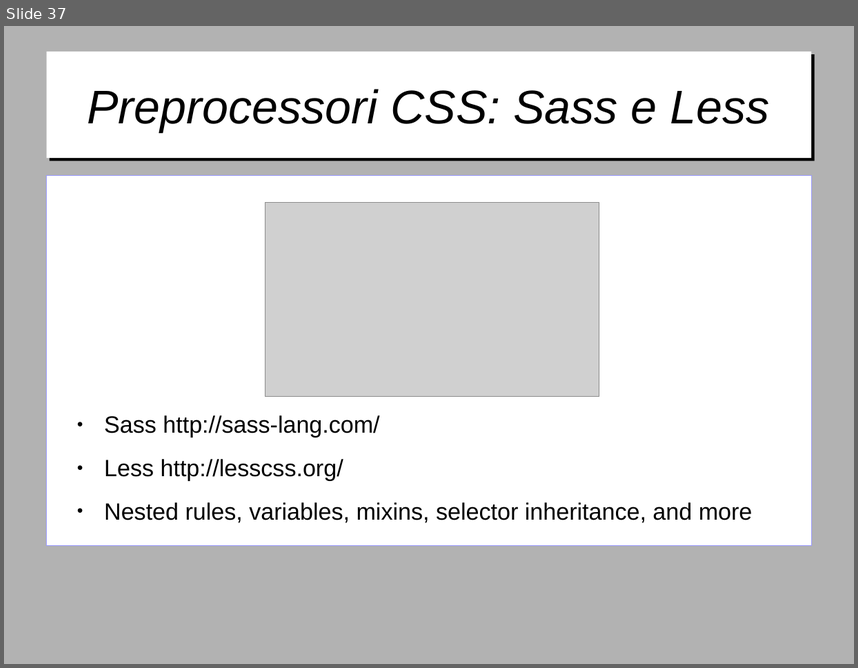
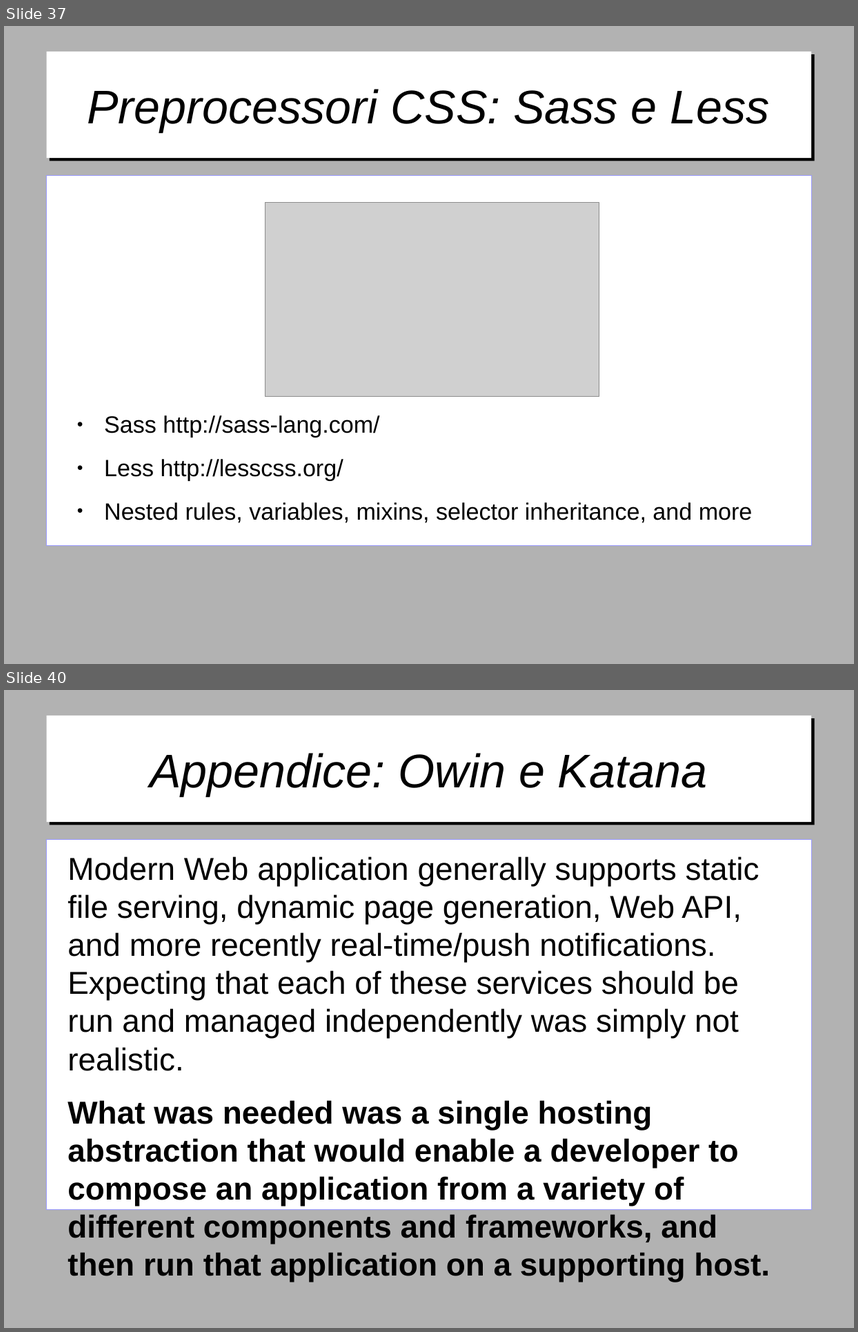
Before and after one commit to gitfer/ARXCourse, a slide deck: ARXCourse.odp. Shown one above the other, each under a label of ours: slide 37 before the commit, slides 37 and 40 after it; the slides between them are not shown. The pictures are 858x668 and 858x1332 pixels, drawn with LibreOffice and Linux fonts; fonts in the diff are those of the drawing; grey boxes stand for pictures; background and template pictures are left out. Boxes give left, top, right and bottom in pixels: in the first picture for what was removed or moved away, otherwise in the second. Text is boxed around its words. In the diff, an @@ line names an element or a change of style, - is before the commit and + after.

Commit message:
Aggiunta appendice su OWIN e Katana

```diff
--- a/ARXCourse.odp
+++ b/ARXCourse.odp
@@ slide 40 added at [4, 690, 854, 1328], background #B2B2B2 @@
@@ title added at [46, 716, 812, 822], fill #FFFFFF, 44 pt, text #000000, italic @@
+Appendice: Owin e Katana
@@ text added at [46, 839, 812, 1209], fill #FFFFFF, outline #9999FF 0 pt, 29.6 pt, text #000000 @@
+Modern Web application generally supports static file serving, dynamic page generation, Web API, and more recently real-time/push notifications. Expecting that each of these services should be run and managed independently was simply not realistic.
+What was needed was a single hosting abstraction that would enable a developer to compose an application from a variety of different components and frameworks, and then run that application on a supporting host.
```
Also in this commit, not shown: 1 slide changed, 15 other slides added.
